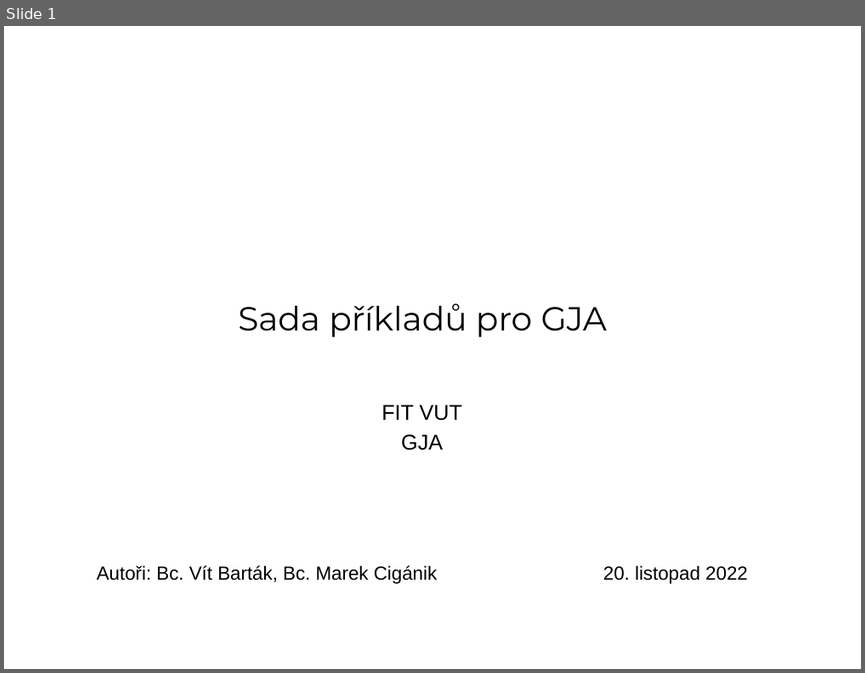
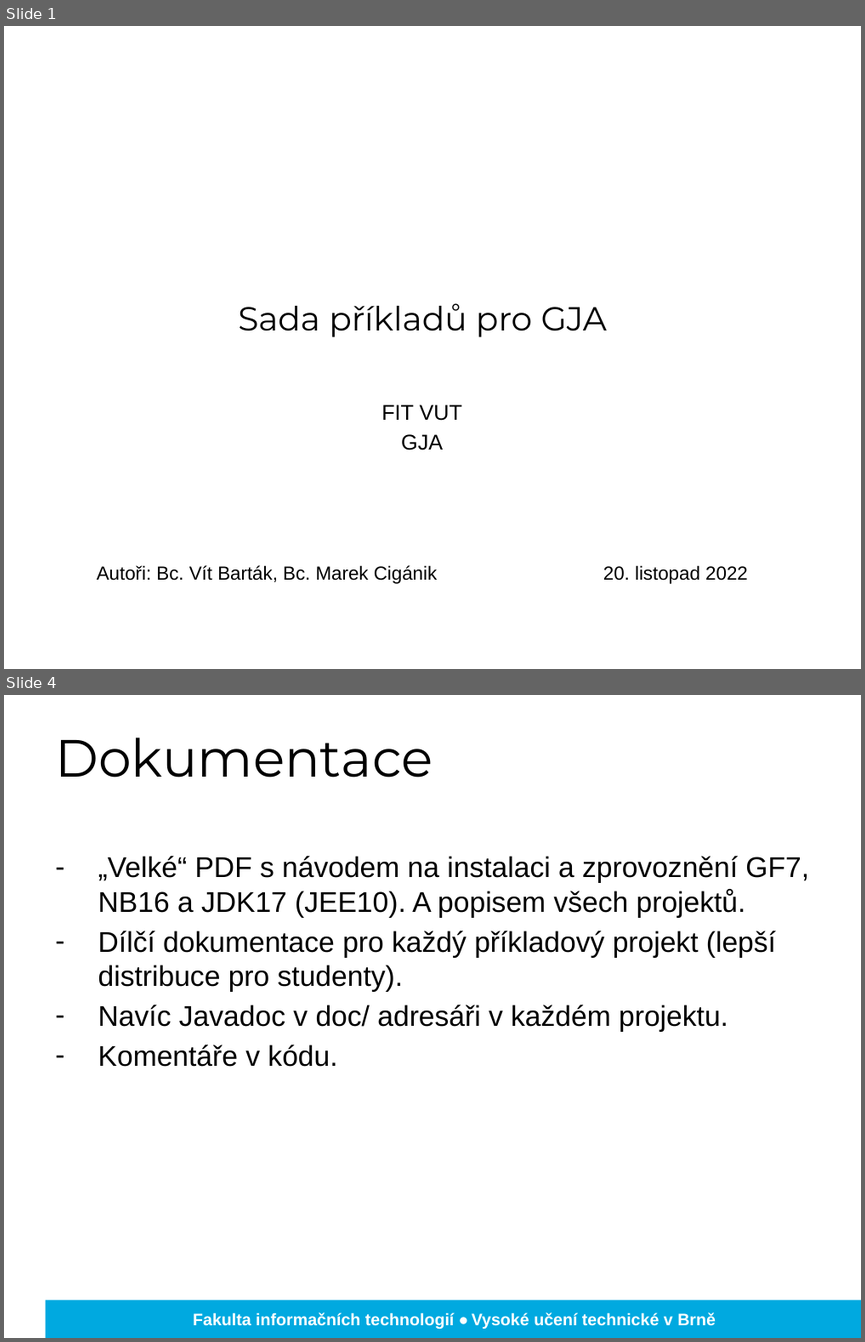
Before and after one commit to bartak-v/gja, a slide deck: xbarta47_xcigan09_gja_prezentace.pptx. Shown one above the other, each under a label of ours: slide 1 before the commit, slides 1 and 4 after it; the slides between them are not shown. The pictures are 865x673 and 865x1342 pixels, drawn with LibreOffice and Linux fonts; fonts in the diff are those of the drawing; background and template pictures are left out. Boxes give left, top, right and bottom in pixels: in the first picture for what was removed or moved away, otherwise in the second. Text is boxed around its words. In the diff, an @@ line names an element or a change of style, - is before the commit and + after.

```diff
--- a/xbarta47_xcigan09_gja_prezentace.pptx
+++ b/xbarta47_xcigan09_gja_prezentace.pptx
@@ slide 4 added at [4, 695, 861, 1338], background picture (left out) @@
@@ title added at [55, 737, 432, 777], 44 pt, text #000000 @@
+Dokumentace
@@ text added at [98, 856, 809, 1066], 24 pt, text #000000 @@
+– „Velké“ PDF s návodem na instalaci a zprovoznění GF7, NB16 a JDK17 (JEE10). A popisem všech projektů.
+– Dílčí dokumentace pro každý příkladový projekt (lepší distribuce pro studenty).
+– Navíc Javadoc v doc/ adresáři v každém projektu.
+– Komentáře v kódu.
@@ rectangle added at [45, 1300, 861, 1338], fill #00A9E0 @@
@@ text added at [193, 1312, 715, 1328], 14 pt, text #FFFFFF, bold @@
+Fakulta informačních technologií • Vysoké učení technické v Brně
```
Also in this commit, not shown: 4 other slides added, 1 slide removed.
